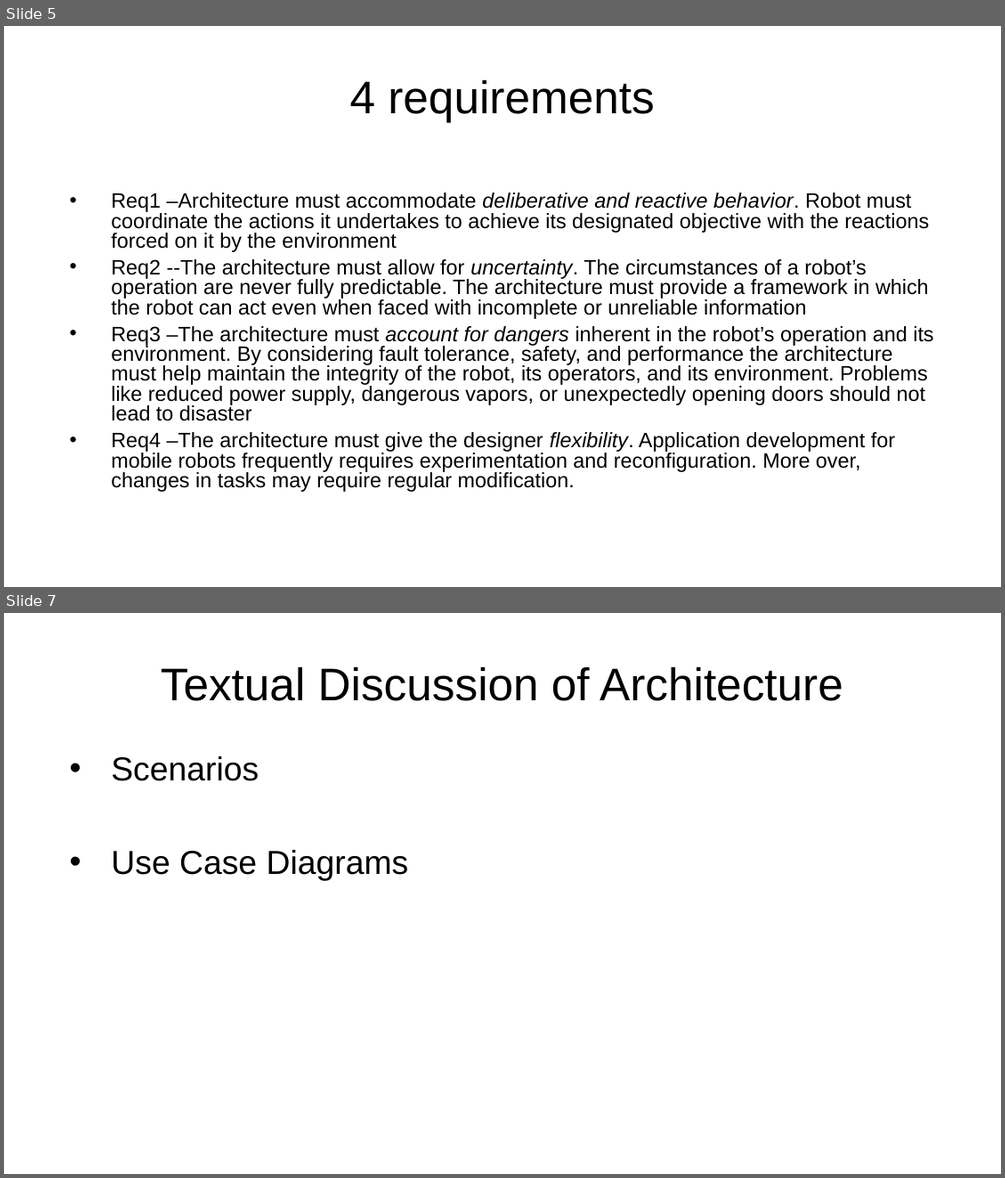
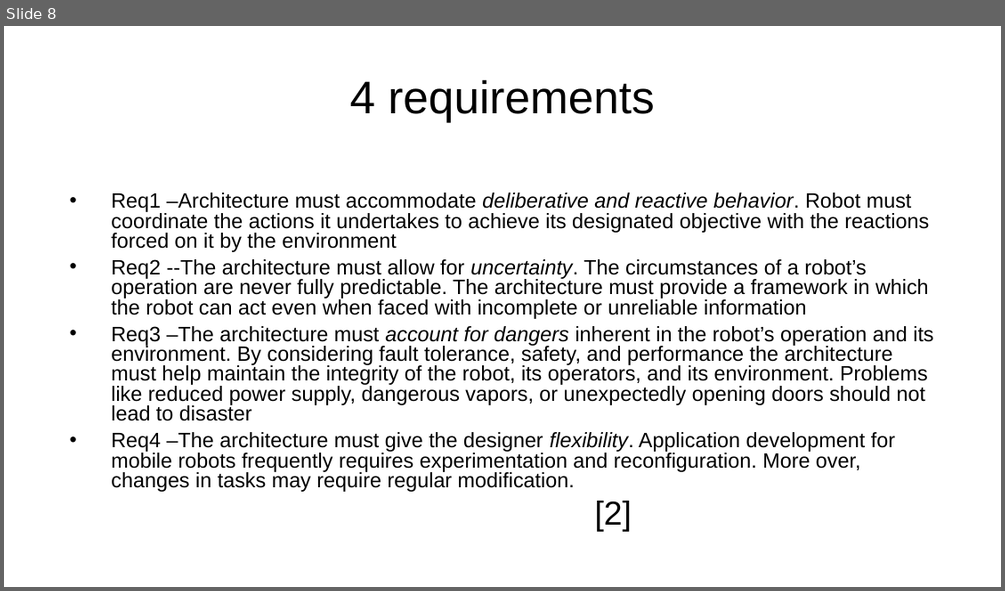
Before and after one commit to AlexLundinEducational/UTDFall2018, a slide deck: 2.1-SE-4352.001-AandD/Homework/Homework3/Homework3.pptx. Shown one above the other, each under a label of ours: slides 5 and 7 before the commit, slide 8 after it; the slides between them are not shown. The pictures are 1005x1178 and 1005x591 pixels, drawn with LibreOffice and Linux fonts; fonts in the diff are those of the drawing; background and template pictures are left out. Boxes give left, top, right and bottom in pixels: in the first picture for what was removed or moved away, otherwise in the second. Text is boxed around its words. In the diff, an @@ line names an element or a change of style, - is before the commit and + after.

```diff
--- a/2.1-SE-4352.001-AandD/Homework/Homework3/Homework3.pptx
+++ b/2.1-SE-4352.001-AandD/Homework/Homework3/Homework3.pptx
@@ slide 7 removed at [4,613,1001,1174], background picture (left out) @@
@@ title removed at [161,666,843,701] @@
-Textual Discussion of Architecture
@@ text removed at [111,756,409,880] @@
-• Scenarios
-• Use Case Diagrams
@@ what was slide 5 is now slide 8 @@
@@ slide 8 changed as well @@
@@ text added at [595,500,631,531], 32 pt, text #000000 @@
+[2]
```
Also in this commit, not shown: 6 other slides changed, 3 slides added, 2 other slides removed, 1 other file.
